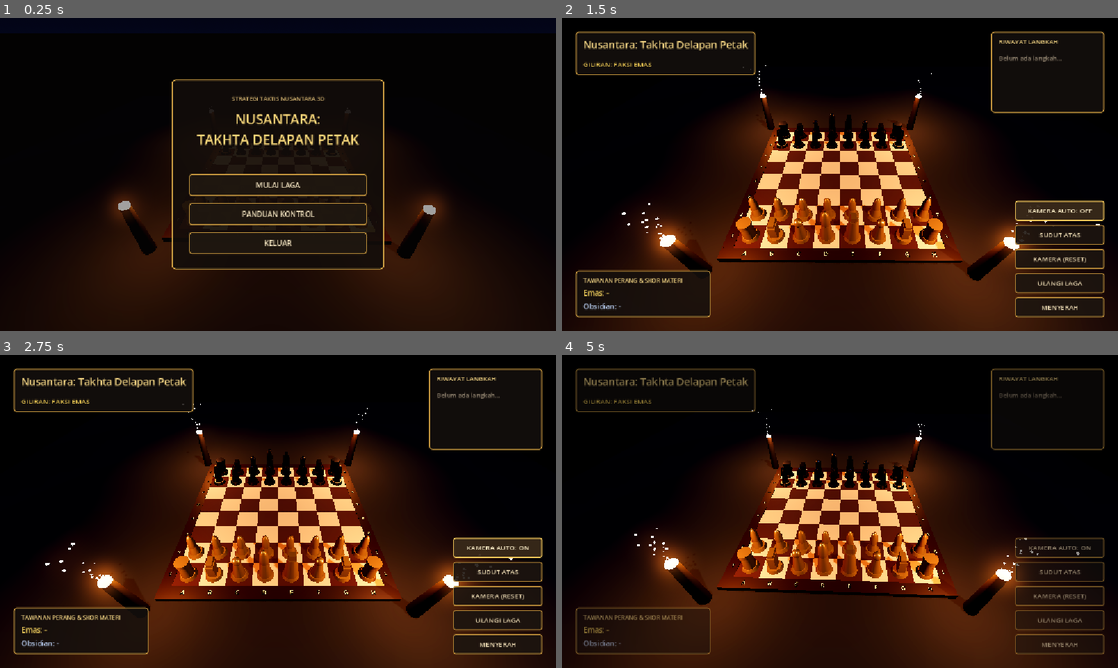
Above: before the commit, frames 1-4 (two rows, left to right).
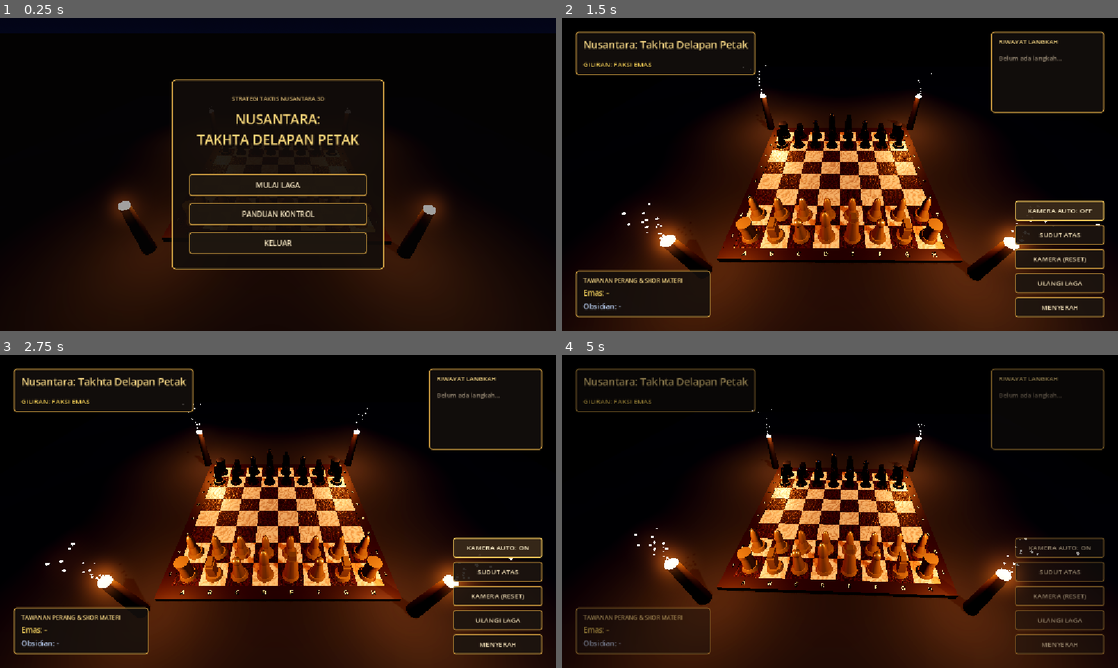
Above: after the commit, the same moments.

Repository: JavaneseIvankov/nusantara-chess
Game: Godot game, scene res://main/main.tscn
Same seed, same stepped clock (60 frames per second), same inputs: the game is played once before the commit and once after it.
Inputs:
- Up to frame 1 (0.25 s): no input
- Up to frame 2 (1.5 s): click "MULAI LAGA" at 0.5 s; click "KAMERA AUTO: ON" at 1.25 s
- Up to frame 3 (2.75 s): click "KAMERA AUTO: OFF" at 2 s
- Up to frame 4 (5 s): click "SUDUT ATAS" at 2.75 s; click "ULANGI LAGA" at 3.5 s; click "MULAI LAGA" at 4.25 s

The runs differ from the first frame. In frame 2, 4.4% of the frame differs, in the area x 30-69%, y 36-74%; in frame 3, 4.5%, in the area x 31-69%, y 36-74%; in frame 4, 4.0%.

Commit message:
feat(graphics): add procedural fBm noise wood and marble surface shader with normal perturbation for board tiles

Diff:
--- /dev/null
+++ b/assets/shaders/board_tile.gdshader
@@ -0,0 +1,80 @@
+shader_type spatial;
+render_mode blend_mix, depth_draw_opaque, cull_back, diffuse_burley, specular_schlick_ggx;
+
+uniform vec4 base_color : source_color = vec4(0.87, 0.77, 0.60, 1.0);
+uniform vec4 vein_color : source_color = vec4(0.68, 0.56, 0.38, 1.0);
+uniform bool is_wood_grain = false;
+uniform float pattern_scale : hint_range(1.0, 20.0) = 6.5;
+uniform float bump_strength : hint_range(0.0, 3.0) = 1.1;
+uniform float base_roughness : hint_range(0.1, 1.0) = 0.45;
+uniform float tile_seed = 0.0;
+
+// Hash 2D deterministik tanpa tekstur eksternal
+float hash21(vec2 p) {
+	p = fract(p * vec2(123.34, 456.21));
+	p += dot(p, p + 45.32);
+	return fract(p.x * p.y);
+}
+
+// 2D Value Noise halus
+float value_noise(vec2 p) {
+	vec2 i = floor(p);
+	vec2 f = fract(p);
+	vec2 u = f * f * (3.0 - 2.0 * f);
+
+	float a = hash21(i);
+	float b = hash21(i + vec2(1.0, 0.0));
+	float c = hash21(i + vec2(0.0, 1.0));
+	float d = hash21(i + vec2(1.0, 1.0));
+
+	return mix(mix(a, b, u.x), mix(c, d, u.x), u.y);
+}
+
+// Fractal Brownian Motion (4 oktaf)
+float fbm(vec2 p) {
+	float v = 0.0;
+	float amp = 0.5;
+	for (int i = 0; i < 4; i++) {
+		v += amp * value_noise(p);
+		p *= 2.03;
+		amp *= 0.5;
+	}
+	return v;
+}
+
+// Evaluasi tinggi permukaan prosedural (Kayu Jati vs Batu Andesit/Marmer)
+float eval_height(vec2 uv) {
+	vec2 p = uv * pattern_scale + vec2(tile_seed * 3.7, tile_seed * 1.9);
+	float n = fbm(p);
+	if (is_wood_grain) {
+		// Pola cincin serat kayu jati
+		float rings = sin((p.x * 2.2 + n * 5.5) * 3.14159);
+		return 0.5 + 0.5 * rings;
+	} else {
+		// Pola urat marmer & pori batu candi
+		float marble = abs(sin((p.x + p.y * 0.6 + n * 3.2) * 3.14159));
+		return mix(n, marble, 0.55);
+	}
+}
+
+void fragment() {
+	// Gunakan koordinat dunia XZ agar pola menyambung alami dan tidak terdistorsi ketebalan petak
+	vec3 world_pos = (INV_VIEW_MATRIX * vec4(VERTEX, 1.0)).xyz;
+	vec2 sample_uv = world_pos.xz;
+
+	float h = eval_height(sample_uv);
+
+	// Hitung gradien turunan hingga untuk Normal Map prosedural
+	float eps = 0.008;
+	float hx = eval_height(sample_uv + vec2(eps, 0.0));
+	float hz = eval_height(sample_uv + vec2(0.0, eps));
+	vec3 proc_normal = normalize(vec3((h - hx) * bump_strength, 1.0, (h - hz) * bump_strength));
+
+	// Konversi normal dunia ke View Space Godot
+	NORMAL = normalize((VIEW_MATRIX * vec4(proc_normal, 0.0)).xyz);
+
+	// Campurkan warna dasar dan urat, serta variasi kilap (roughness)
+	ALBEDO = mix(vein_color.rgb, base_color.rgb, smoothstep(0.15, 0.85, h));
+	ROUGHNESS = clamp(base_roughness + (0.5 - h) * 0.25, 0.15, 0.95);
+	METALLIC = 0.06;
+}
--- a/scripts/board/chess_board.gd
+++ b/scripts/board/chess_board.gd
@@ -13,9 +13,10 @@
 @export var dark_color: Color = Color(0.28, 0.16, 0.09)
 
 const PIECE_SCENE: PackedScene = preload("res://scenes/pieces/chess_piece.tscn")
-
-var light_material: StandardMaterial3D
-var dark_material: StandardMaterial3D
+const BOARD_TILE_SHADER: Shader = preload("res://assets/shaders/board_tile.gdshader")
+
+var light_material: ShaderMaterial
+var dark_material: ShaderMaterial
 var selection_highlight: Node3D
 var last_move_from_highlight: Node3D
 var last_move_to_highlight: Node3D
@@ -50,11 +51,23 @@
 	_spawn_initial_pieces()
 
 func _setup_materials() -> void:
-	light_material = StandardMaterial3D.new()
-	light_material.albedo_color = light_color
-
-	dark_material = StandardMaterial3D.new()
-	dark_material.albedo_color = dark_color
+	light_material = ShaderMaterial.new()
+	light_material.shader = BOARD_TILE_SHADER
+	light_material.set_shader_parameter("base_color", light_color)
+	light_material.set_shader_parameter("vein_color", Color(0.68, 0.56, 0.39))
+	light_material.set_shader_parameter("is_wood_grain", false)
+	light_material.set_shader_parameter("pattern_scale", 3.2)
+	light_material.set_shader_parameter("bump_strength", 0.85)
+	light_material.set_shader_parameter("base_roughness", 0.38)
+
+	dark_material = ShaderMaterial.new()
+	dark_material.shader = BOARD_TILE_SHADER
+	dark_material.set_shader_parameter("base_color", dark_color)
+	dark_material.set_shader_parameter("vein_color", Color(0.14, 0.07, 0.03))
+	dark_material.set_shader_parameter("is_wood_grain", true)
+	dark_material.set_shader_parameter("pattern_scale", 4.5)
+	dark_material.set_shader_parameter("bump_strength", 1.25)
+	dark_material.set_shader_parameter("base_roughness", 0.48)
 
 func _generate_board() -> void:
 	var offset: float = (8.0 * tile_size) / 2.0 - (tile_size / 2.0)
@@ -71,7 +84,9 @@
 			mesh_instance.mesh = box_mesh
 
 			var is_light: bool = (row + col) % 2 == 0
-			mesh_instance.material_override = light_material if is_light else dark_material
+			var tile_mat := (light_material if is_light else dark_material).duplicate() as ShaderMaterial
+			tile_mat.set_shader_parameter("tile_seed", float(row * 8 + col))
+			mesh_instance.material_override = tile_mat
 
 			var collision_shape := CollisionShape3D.new()
 			var box_shape := BoxShape3D.new()
Not shown, added: assets/shaders/board_tile.gdshader.uid
